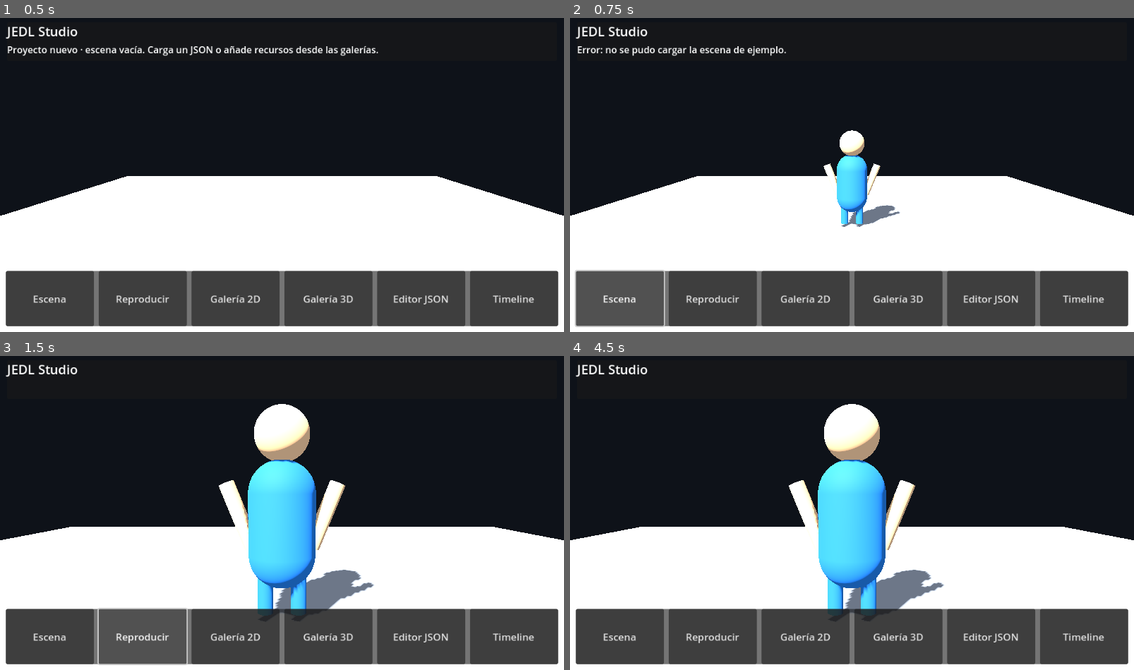
Above: before the commit, frames 1-4 (two rows, left to right).
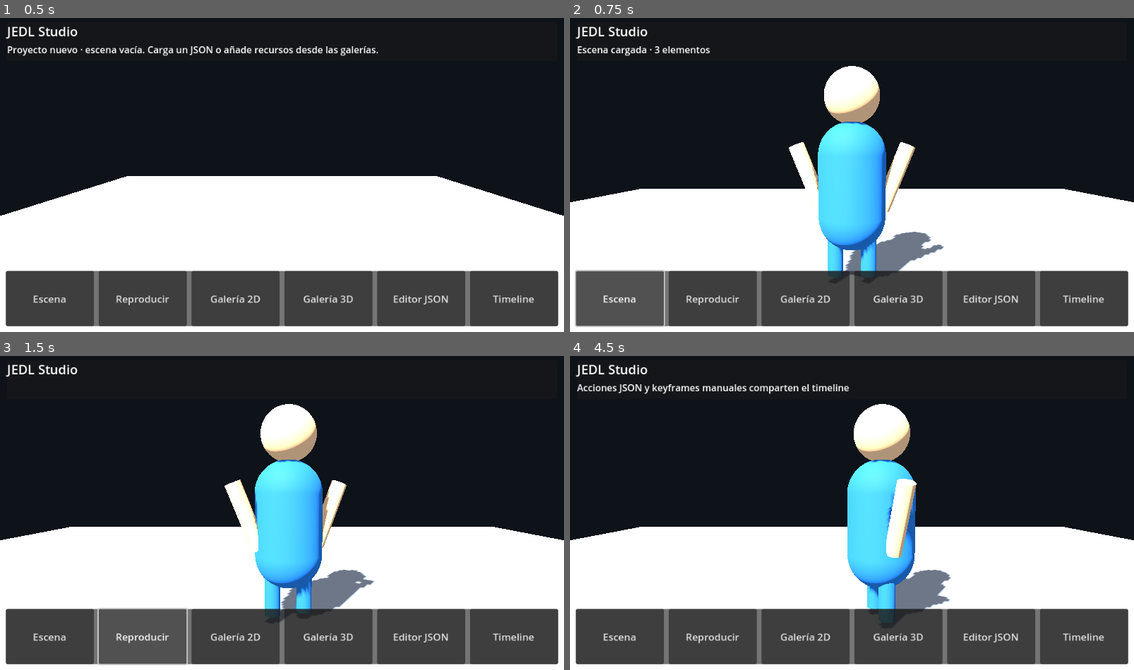
Above: after the commit, the same moments.

Repository: juancito860715-lgtm/jedl-studio
Game: Godot game, scene res://Main.tscn
Same seed, same stepped clock (60 frames per second), same inputs: the game is played once before the commit and once after it.
Inputs:
- Up to frame 1 (0.5 s): no input
- Up to frame 2 (0.75 s): click "Escena" at 0.5 s
- Up to frame 3 (1.5 s): click "Reproducir" at 1.25 s
- Up to frame 4 (4.5 s): click "Galería 2D" at 2 s; click "Galería 3D" at 2.75 s; click "Timeline" at 3.5 s; click "Cerrar" at 4.25 s

Frame 1 is identical in both runs. In frame 2, 11% of the frame differs, in the area x 0-100%, y 8-83%; in frame 3, 3.7%; in frame 4, 9.7%.

Commit message:
feat: mount independent 2D canvas beside 3D stage and inspect its transforms

Diff:
--- a/scripts/Main.gd
+++ b/scripts/Main.gd
@@ -5,6 +5,8 @@
 
 var scene_parser: Node
 var world_root: Node3D
+var canvas_2d_layer: CanvasLayer
+var canvas_2d_root: Node2D
 var camera: Camera3D
 var subtitle_label: Label
 var audio_player: AudioStreamPlayer
@@ -38,6 +40,14 @@
 	world_root = get_node_or_null("World") as Node3D
 	if world_root == null:
 		world_root = self
+	canvas_2d_layer = CanvasLayer.new()
+	canvas_2d_layer.name = "Independent2DCanvasLayer"
+	canvas_2d_layer.layer = 0
+	add_child(canvas_2d_layer)
+	canvas_2d_root = Node2D.new()
+	canvas_2d_root.name = "Independent2DCanvas"
+	canvas_2d_layer.add_child(canvas_2d_root)
+	_update_2d_canvas_layout()
 	camera = get_node_or_null("World/Camera3D") as Camera3D
 	get_viewport().size_changed.connect(_on_viewport_size_changed)
 	_build_overlay()
@@ -46,6 +56,7 @@
 	scene_parser = SceneParserScript.new()
 	add_child(scene_parser)
 	scene_parser.world_root = world_root
+	scene_parser.canvas_root = canvas_2d_root
 	scene_parser.camera = camera
 	scene_parser.subtitle_label = subtitle_label
 	scene_parser.audio_player = audio_player
@@ -311,8 +322,17 @@
 
 
 func _on_viewport_size_changed() -> void:
+	_update_2d_canvas_layout()
 	if scene_parser != null:
 		scene_parser._fit_background_to_camera()
+
+
+func _update_2d_canvas_layout() -> void:
+	if canvas_2d_root == null:
+		return
+	var viewport_size := get_viewport().get_visible_rect().size
+	canvas_2d_root.position = viewport_size * 0.5
+	canvas_2d_root.scale = Vector2.ONE
 
 
 func _load_example_scene() -> void:
@@ -732,16 +752,30 @@
 		return
 	var target_id := String(timeline_target_option.get_item_metadata(index))
 	for instance in scene_parser.active_instances:
-		if is_instance_valid(instance) and String(instance.get_meta("jedl_entry_id", instance.name)) == target_id:
-			var vector: Vector3 = instance.position
+		if not is_instance_valid(instance) or String(instance.get_meta("jedl_entry_id", instance.name)) != target_id:
+			continue
+		var vector := Vector3.ZERO
+		if instance is Node2D:
+			var canvas_instance := instance as Node2D
 			match timeline_property_option.selected:
+				0:
+					vector = Vector3(canvas_instance.position.x / 100.0, -canvas_instance.position.y / 100.0, 0.0)
 				1:
-					vector = instance.rotation_degrees
+					vector = Vector3(0.0, 0.0, canvas_instance.rotation_degrees)
 				2:
-					vector = instance.scale
-			for axis in range(3):
-				timeline_value_spins[axis].set_value_no_signal(vector[axis])
-			return
+					vector = Vector3(canvas_instance.scale.x / 0.01, canvas_instance.scale.y / 0.01, 1.0)
+		elif instance is Node3D:
+			var stage_instance := instance as Node3D
+			match timeline_property_option.selected:
+				0:
+					vector = stage_instance.position
+				1:
+					vector = stage_instance.rotation_degrees
+				2:
+					vector = stage_instance.scale
+		for axis in range(3):
+			timeline_value_spins[axis].set_value_no_signal(vector[axis])
+		return
 
 
 func _sync_timeline_values() -> void:
